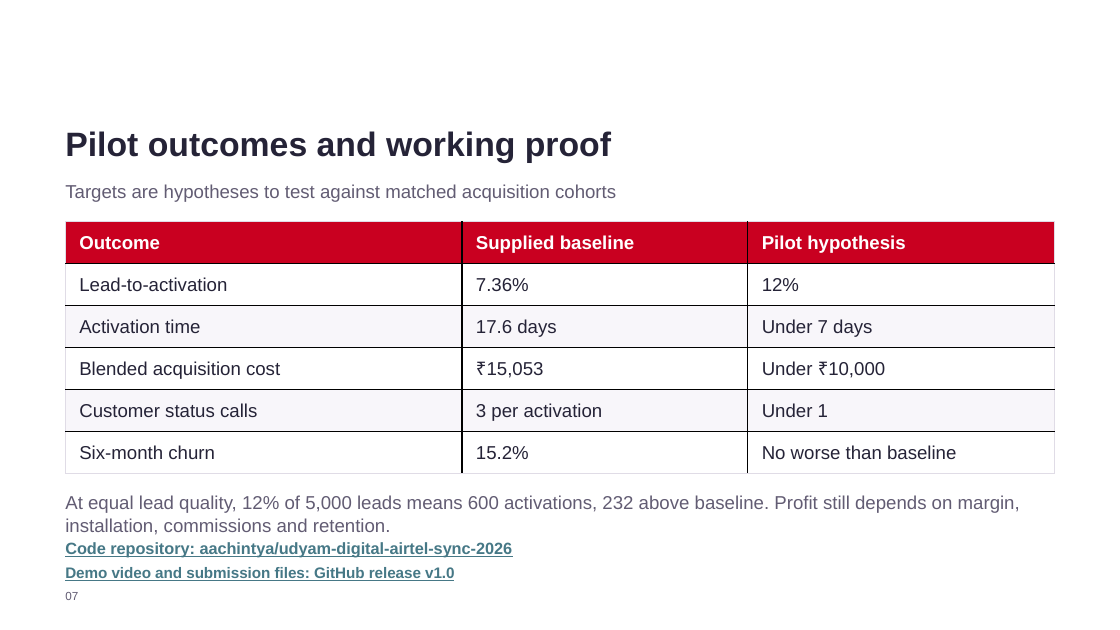
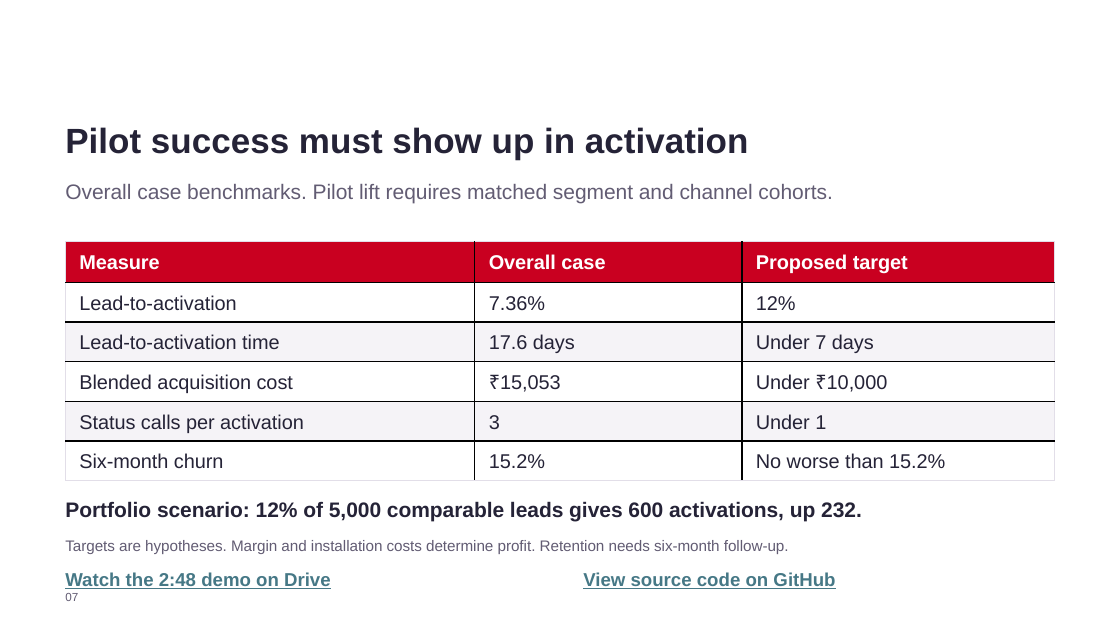
Before and after one commit to aachintya/udyam-digital-airtel-sync-2026, a slide deck: slide 7 of submission/NeverGiveUp_MNNITAllahabad.pptx. Drawn at 1120x630 pixels with LibreOffice and Linux fonts; fonts in the diff are those of the drawing; background and template pictures are left out. Boxes give left, top, right and bottom in pixels: in the first picture for what was removed or moved away, otherwise in the second. Text is boxed around its words. In the diff, an @@ line names an element or a change of style, - is before the commit and + after.

Commit message:
Refresh refined seven-slide submission deck

```diff
--- a/submission/NeverGiveUp_MNNITAllahabad.pptx
+++ b/submission/NeverGiveUp_MNNITAllahabad.pptx
@@ text at (x1=65, y1=127, x2=748, y2=160): text changed; size 21.8 to 22.5 pt @@
-Pilot outcomes and working proof
+Pilot success must show up in activation
@@ text removed at (x1=65, y1=184, x2=616, y2=202) @@
-Targets are hypotheses to test against matched acquisition cohorts
@@ text added at (x1=65, y1=184, x2=832, y2=203), 13.5 pt, text #625C73 @@
+Overall case benchmarks. Pilot lift requires matched segment and channel cohorts.
@@ table at (x1=65, y1=242, x2=1055, y2=482) @@
-row 1: Outcome | Supplied baseline | Pilot hypothesis
+row 1: Measure | Overall case | Proposed target
-row 3, column 1: Activation time
+row 3, column 1: Lead-to-activation time
-row 5, column 1: Customer status calls
+row 5, column 1: Status calls per activation
-row 5, column 2: 3 per activation
+row 5, column 2: 3
-row 6, column 3: No worse than baseline
+row 6, column 3: No worse than 15.2%
@@ fill #F8F6FA to #F5F3F7 in 6 cells @@
@@ size 12 to 12.8 pt in "Lead-to-activation", "7.36%", "12%", "17.6 days" and 7 more places @@
@@ borders changed @@
@@ table resized from (x1=65, y1=222, x2=1054, y2=474) to (x1=65, y1=242, x2=1055, y2=482) @@
@@ text at (x1=65, y1=501, x2=862, y2=522): text changed; size 12 to 13.5 pt; text colour #625C73 to #252337; bold on @@
-At equal lead quality, 12% of 5,000 leads means 600 activations, 232 above baseline. Profit still depends on margin, installation, commissions and retention.
+Portfolio scenario: 12% of 5,000 comparable leads gives 600 activations, up 232.
@@ text at (x1=65, y1=540, x2=789, y2=554): text changed; size 10.5 to 9.8 pt; text colour #467886 to #625C73; bold off @@
-Code repository: aachintya/udyam-digital-airtel-sync-2026
+Targets are hypotheses. Margin and installation costs determine profit. Retention needs six-month follow-up.
@@ text at (x1=65, y1=572, x2=331, y2=589): text changed; size 9.8 to 12 pt @@
-Demo video and submission files: GitHub release v1.0
+Watch the 2:48 demo on Drive
@@ text added at (x1=583, y1=572, x2=835, y2=589), 12 pt, text #467886, bold, underline @@
+View source code on GitHub
```
Also in this commit, not shown: 3 other slides changed, 3 slides added, 3 slides removed, 1 other file.
